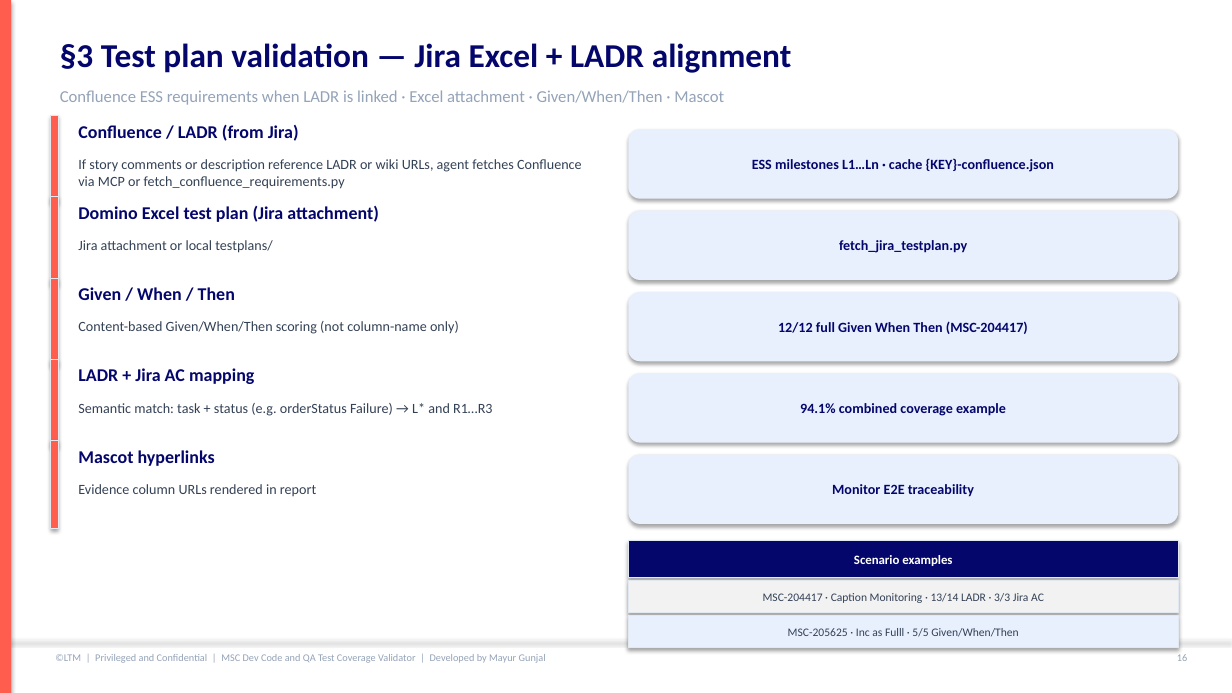
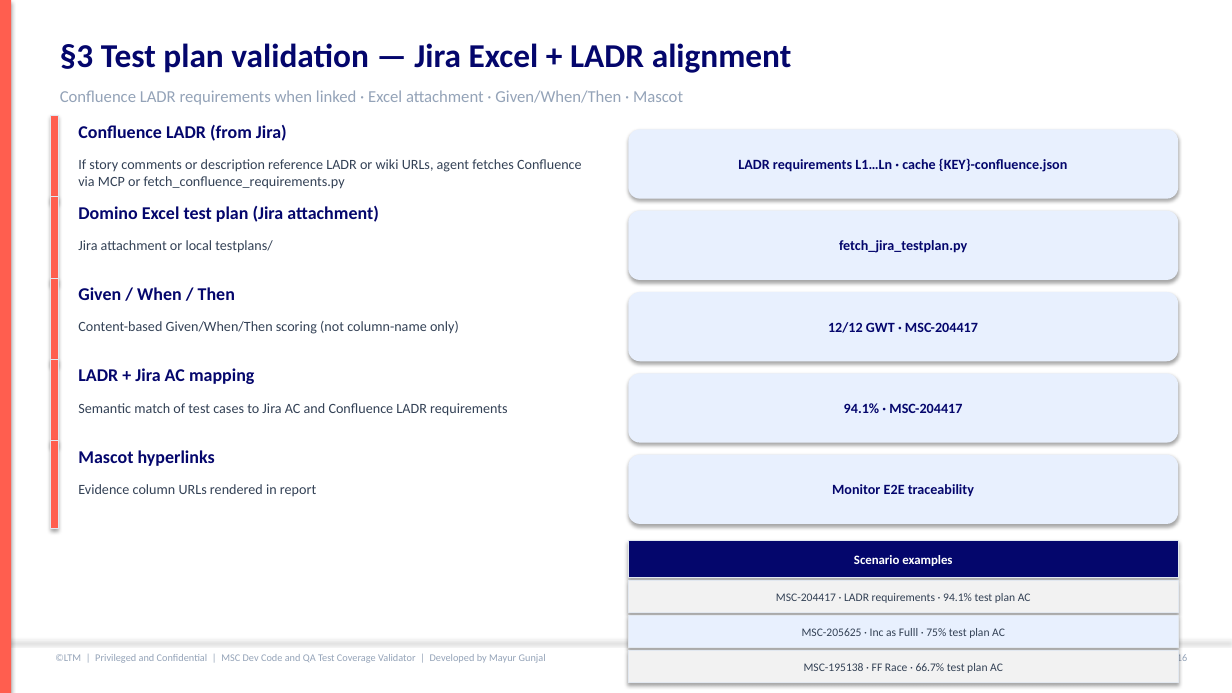
Before and after one commit to mgunjal11/pegasus-qa-agents-lab-copy, a slide deck: slide 17 of docs/MSC-Dev-Code-and-QA-Test-Coverage-Validator-Guide.pptx. Drawn at 1232x693 pixels with LibreOffice and Linux fonts; fonts in the diff are those of the drawing. Boxes give left, top, right and bottom in pixels: in the first picture for what was removed or moved away, otherwise in the second. Text is boxed around its words. In the diff, an @@ line names an element or a change of style, - is before the commit and + after.

```diff
--- a/docs/MSC-Dev-Code-and-QA-Test-Coverage-Validator-Guide.pptx
+++ b/docs/MSC-Dev-Code-and-QA-Test-Coverage-Validator-Guide.pptx
@@ text at (60,90,683,105): text changed @@
-Confluence ESS requirements when LADR is linked · Excel attachment · Given/When/Then · Mascot
+Confluence LADR requirements when linked · Excel attachment · Given/When/Then · Mascot
@@ text at (78,125,287,141): text changed @@
-Confluence / LADR (from Jira)
+Confluence LADR (from Jira)
@@ text in rounded rectangle at (738,158,1067,172): text changed @@
-ESS milestones L1…Ln · cache {KEY}-confluence.json
+LADR requirements L1…Ln · cache {KEY}-confluence.json
@@ text in rounded rectangle at (828,322,978,333): text changed @@
-12/12 full Given When Then (MSC-204417)
+12/12 GWT · MSC-204417
@@ text at (78,403,508,416): text changed @@
-Semantic match: task + status (e.g. orderStatus Failure) → L* and R1…R3
+Semantic match of test cases to Jira AC and Confluence LADR requirements
@@ text in rounded rectangle at (844,403,962,413): text changed @@
-94.1% combined coverage example
+94.1% · MSC-204417
@@ text in rectangle at (776,593,1031,603): text changed @@
-MSC-204417 · Caption Monitoring · 13/14 LADR · 3/3 Jira AC
+MSC-204417 · LADR requirements · 94.1% test plan AC
@@ text in rectangle at (802,628,1005,638): text changed @@
-MSC-205625 · Inc as Fulll · 5/5 Given/When/Then
+MSC-205625 · Inc as Fulll · 75% test plan AC
@@ rectangle added at (628,651,1178,683), fill #F2F2F2, outline #E2E8F0 0.5 pt, 9 pt, text #334155 @@
+MSC-195138 · FF Race · 66.7% test plan AC
```
Also in this commit, not shown: 8 other slides changed, 1 slide added, 1 other file.
